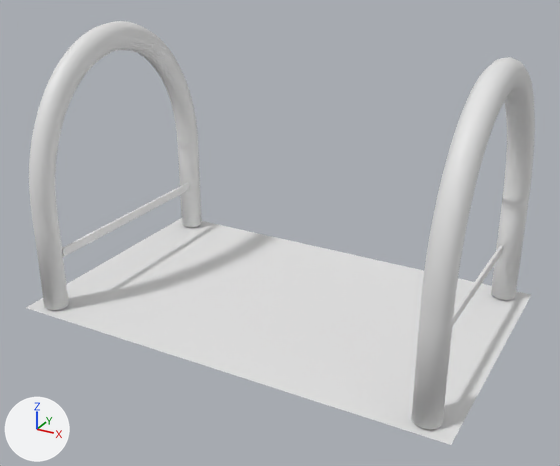
The Blender file Assets/Objects/chessboardFrame.blend, before and after one commit.
Both versions are drawn from a camera (50 mm lens) standing at (9.15, -16.77, 7.93) and looking at (0.21, -0.53, -0.19). The lights are fixed; the arrows at lower left show +X, +Y and +Z.
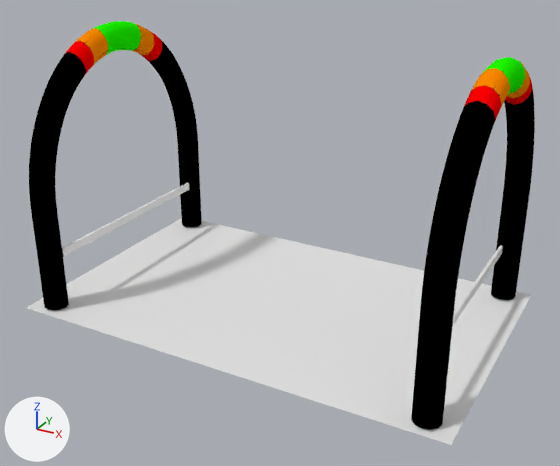
Changed parts and their boxes (x1, y1, x2, y2) in the pictures (560 x 466 px):
'Torus.000', recoloured, surface changed (grey to black)
    both: (411, 57, 535, 430)
'Torus.001', recoloured (grey to black)
    both: (29, 21, 202, 310)

Diff of the bpy script that builds the scene:
```diff
--- a/Assets/Objects/chessboardFrame.blend.py
+++ b/Assets/Objects/chessboardFrame.blend.py
@@ img_chessboardframet_png @@
+img_chessboardframet_png = load_image('chessboardFrameT.png', '../Textures/chessboardFrameT.png', 1024, 1024, 'sRGB')
@@ mat_chessframematerial @@
+mat_chessframematerial = diffuse_material('ChessFrameMaterial')
+mat_chessframematerial.texture = img_chessboardframet_png
@@ mat_chessframematerial_001 @@
+mat_chessframematerial_001 = diffuse_material('ChessFrameMaterial.001')
+mat_chessframematerial_001.texture = img_chessboardframet_png
@@ me_torus_001 @@
 me_torus_001.from_pydata(...)  # 672 vertices, 662 faces; spans x -1.1..0.73, y -1.1..1.1, z -0.1..0.1
+me_torus_001.materials.append(mat_chessframematerial_001)  # picture img_chessboardframet_png
@@ me_torus_002 @@
 me_torus_002.from_pydata(...)  # 672 vertices, 662 faces; spans x -1.1..0.73, y -1.1..1.1, z -0.1..0.1
 # used by ob_torus_000; location = (5.31, 0.0, 0.4); rotation_euler = (0.0, 1.571, 0.0), in degrees (0, 90, 0); scale = (3.91, 3.25, 3.42)
+# me_torus_002 part 1: texture (UV) coordinates changed
+me_torus_002.materials.append(mat_chessframematerial)  # picture img_chessboardframet_png
```
